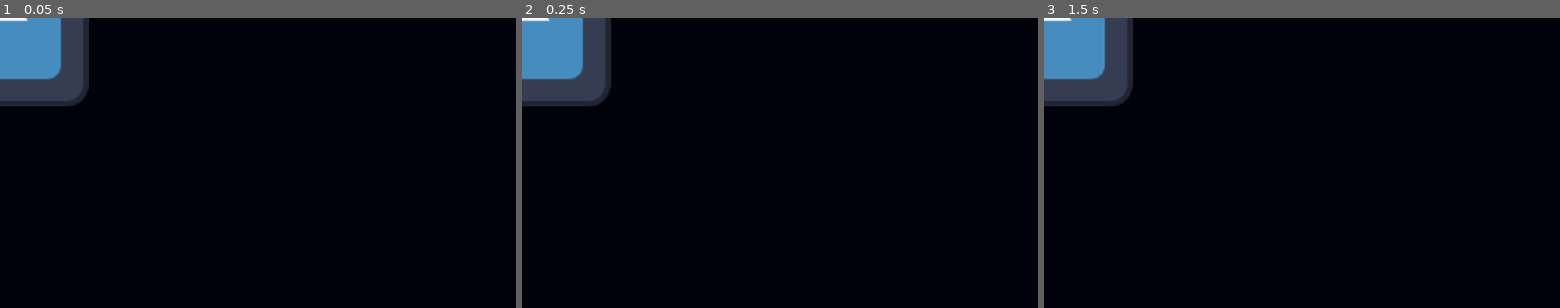
Above: before the commit, frames 1-3 (left to right).
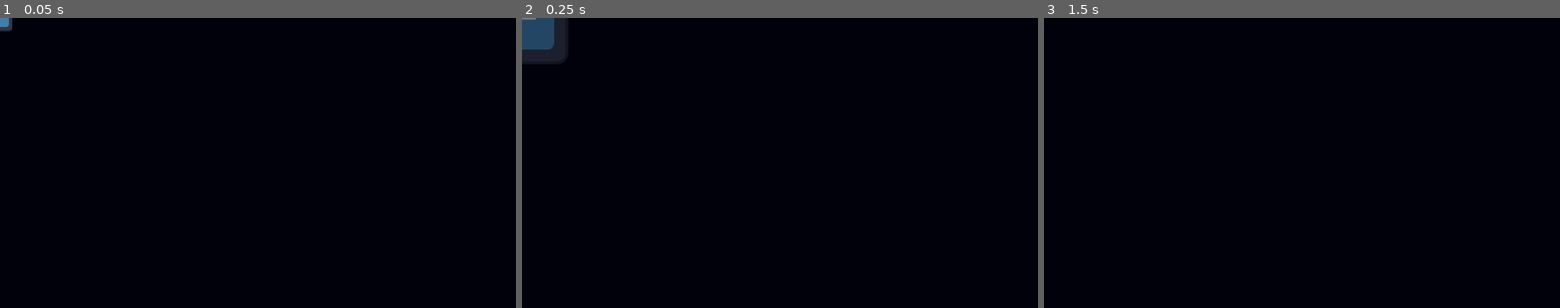
Above: after the commit, the same moments.

Repository: NikhilKshub/cave-game
Game: Godot game, scene res://scenes/ring.tscn
The game is run twice, just before and just after one commit, with the same random seed, the same clock (stepped at 60 frames per second) and the same inputs. This scene is started directly instead of the project's main scene. The engine's default icon, where the game draws it, is replaced by a stand-in: a white triangle on a blue panel in a dark square.
Inputs:
- Up to frame 1 (0.05 s): no input
- Up to frame 2 (0.25 s): no input
- Up to frame 3 (1.5 s): hold Right (move_right) from 0.53 s (still down); tap Enter at 1.25 s

The runs differ from the first frame. In frame 1, 5.1% of the frame differs, in the area x 0-18%, y 0-31%; in frame 2, 5.2%; in frame 3, 5.2%.

Commit message:
grow& fade ring , signal landed

Diff:
--- a/scenes/ring.tscn
+++ b/scenes/ring.tscn
@@ -1,11 +1,13 @@
 [gd_scene format=3 uid="uid://cl1642aaa7e7g"]
 
 [ext_resource type="Texture2D" uid="uid://bvqjw1b01qudn" path="res://icon.svg" id="1_03kdj"]
+[ext_resource type="Script" uid="uid://de7trwegmm8bw" path="res://scripts/ring.gd" id="1_f7lrs"]
 
 [sub_resource type="CircleShape2D" id="CircleShape2D_srsb4"]
 radius = 220.0
 
 [node name="ring" type="Area2D" unique_id=1271859457]
+script = ExtResource("1_f7lrs")
 
 [node name="Sprite2D" type="Sprite2D" parent="." unique_id=1866883272]
 scale = Vector2(3.44, 3.44)
--- a/scripts/player.gd
+++ b/scripts/player.gd
@@ -1,5 +1,6 @@
 extends CharacterBody2D
 
+signal landed
 var gravity = 1500
 var bounce_speed = 883
 var steer_speed = 300
@@ -10,4 +11,5 @@
 	move_and_slide()
 	position.x = wrapf(position.x, 0, 1280)
 	if is_on_floor():
+		landed.emit()
 		velocity.y = -bounce_speed
--- /dev/null
+++ b/scripts/ring.gd
@@ -0,0 +1,9 @@
+extends Area2D
+
+func _ready():
+	scale = Vector2(0.05, 0.05)
+	var grow_tween = create_tween()
+	grow_tween.tween_property(self, "scale", Vector2.ONE, 0.5)
+	grow_tween.tween_callback(queue_free)
+	var fade_tween = create_tween()
+	fade_tween.tween_property(self, "modulate:a", 0.0, 0.5)
Not shown, added: scripts/ring.gd.uid
